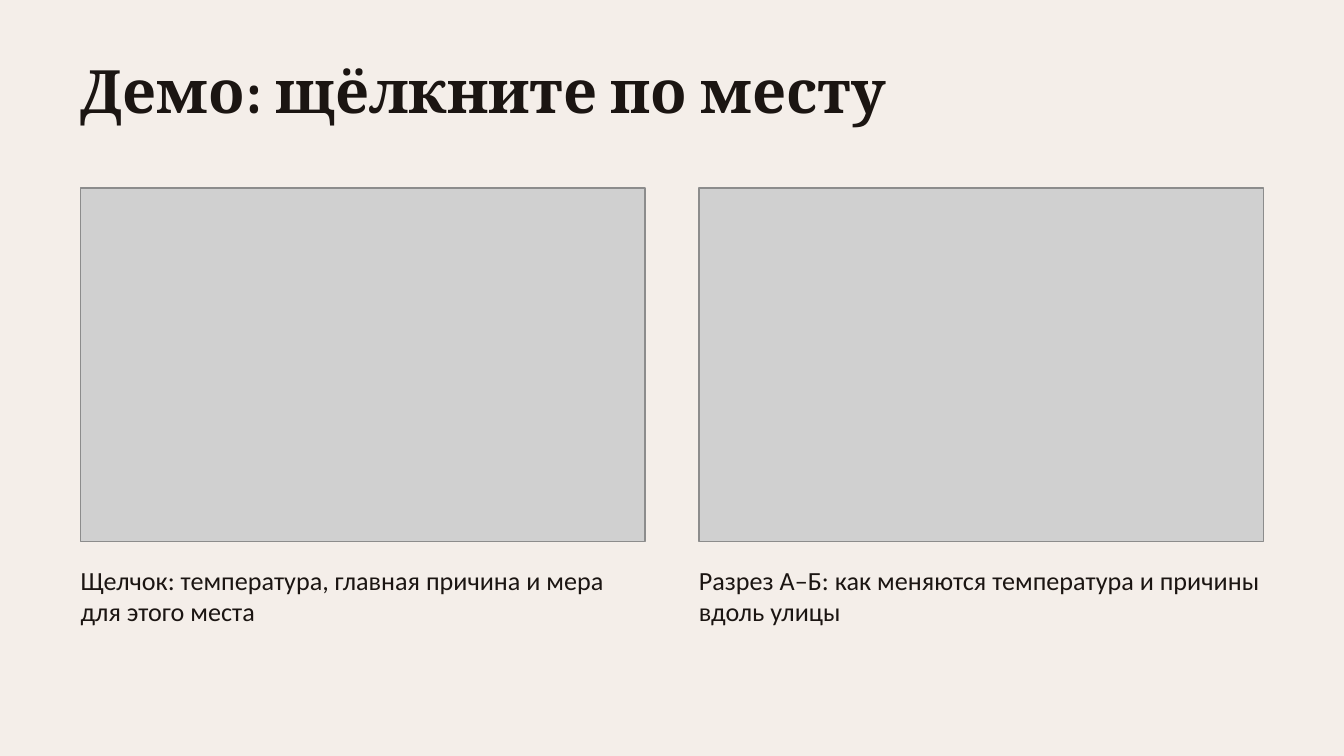
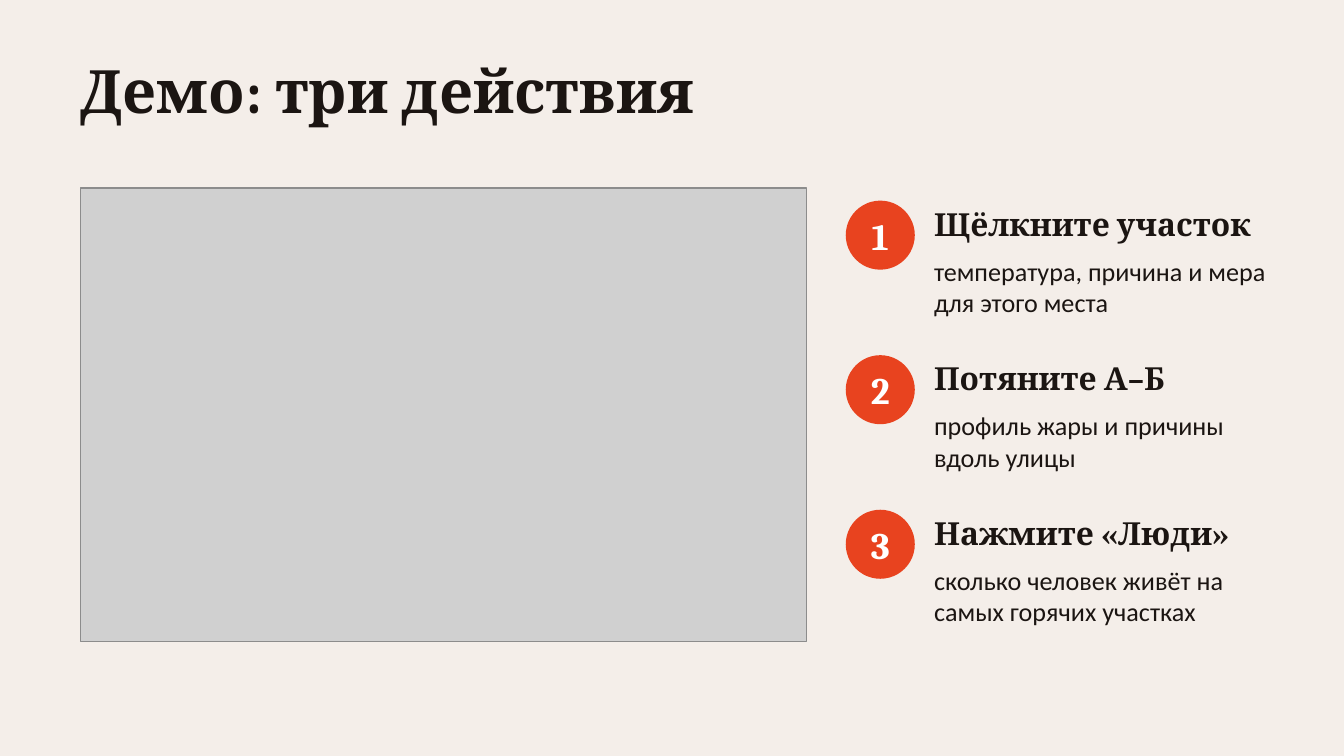
Before and after one commit to root3315/uzha-heat, a slide deck: slide 5 of docs/uzha-pitch.pptx (slide 6 before the commit). Drawn at 1344x756 pixels with LibreOffice and Linux fonts; fonts in the diff are those of the drawing; grey boxes stand for pictures. Boxes give left, top, right and bottom in pixels: in the first picture for what was removed or moved away, otherwise in the second. Text is boxed around its words. In the diff, an @@ line names an element or a change of style, - is before the commit and + after.

```diff
--- a/docs/uzha-pitch.pptx
+++ b/docs/uzha-pitch.pptx
@@ text at [81, 67, 695, 128]: text changed @@
-Демо: щёлкните по месту
+Демо: три действия
@@ picture: place and size @@
-picture at [81, 188, 645, 542]
+picture at [81, 188, 806, 642]
@@ picture removed at [699, 188, 1263, 542] @@
@@ ellipse added at [847, 202, 914, 269], fill #E8431F, outline #E8431F 1 pt @@
@@ text added at [872, 225, 889, 250], 20 pt, text #FFFFFF, bold @@
+1
@@ text added at [934, 212, 1251, 244], 17 pt, text #1B1512, bold @@
+Щёлкните участок
@@ text at [934, 268, 1265, 317]: text changed @@
-Щелчок: температура, главная причина и мера для этого места
+температура, причина и мера для этого места
@@ ellipse added at [847, 356, 914, 423], fill #E8431F, outline #E8431F 1 pt @@
@@ text added at [871, 378, 890, 404], 20 pt, text #FFFFFF, bold @@
+2
@@ text added at [934, 367, 1165, 391], 17 pt, text #1B1512, bold @@
+Потяните А–Б
@@ text added at [934, 417, 1224, 472], 14 pt, text #1B1512 @@
+профиль жары и причины вдоль улицы
@@ ellipse added at [847, 511, 914, 578], fill #E8431F, outline #E8431F 1 pt @@
@@ text added at [871, 533, 890, 560], 20 pt, text #FFFFFF, bold @@
+3
@@ text added at [934, 522, 1212, 552], 17 pt, text #1B1512, bold @@
+Нажмите «Люди»
@@ text removed at [699, 573, 1259, 626] @@
-Разрез А–Б: как меняются температура и причины вдоль улицы
@@ text added at [934, 572, 1224, 626], 14 pt, text #1B1512 @@
+сколько человек живёт на самых горячих участках
```
Also in this commit, not shown: 7 other slides changed, 1 slide added, 2 slides removed.
